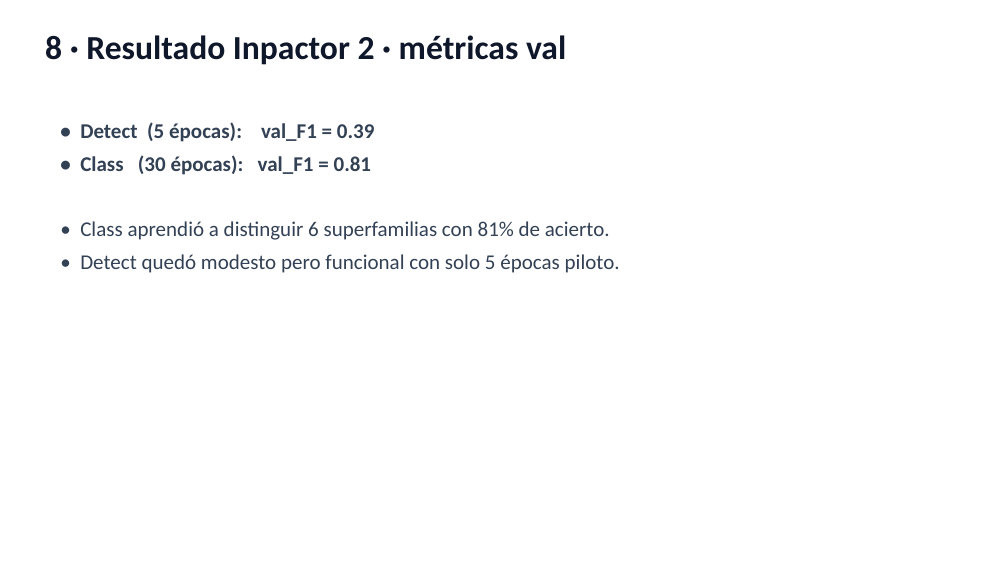
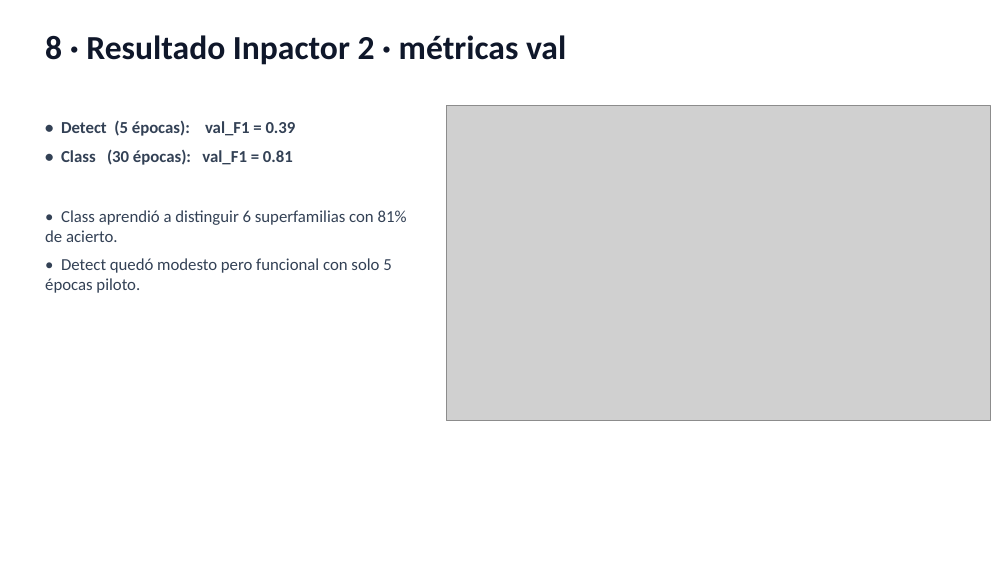
Before and after one commit to Inpactor3/Inpactor3-SegNT, a slide deck: slide 9 of docs/presentacion_final.pptx. Drawn at 1008x567 pixels with LibreOffice and Linux fonts; fonts in the diff are those of the drawing; grey boxes stand for pictures. Boxes give left, top, right and bottom in pixels: in the first picture for what was removed or moved away, otherwise in the second. Text is boxed around its words. In the diff, an @@ line names an element or a change of style, - is before the commit and + after.

```diff
--- a/docs/presentacion_final.pptx
+++ b/docs/presentacion_final.pptx
@@ text "• Detect (5 épocas): val_F1 ...": place and size @@
-text "• Detect (5 épocas): val_F1 ..." at [80, 122, 620, 273]
+text "• Detect (5 épocas): val_F1 ..." at [45, 120, 407, 293]
@@ text "• Detect (5 épocas): val_F1 ..." at [45, 120, 407, 293]: size 20 to 16 pt @@
@@ picture added at [446, 106, 991, 421] @@
```
Also in this commit, not shown: 17 other slides changed, 1 slide added, 1 slide removed, 5 other files.
